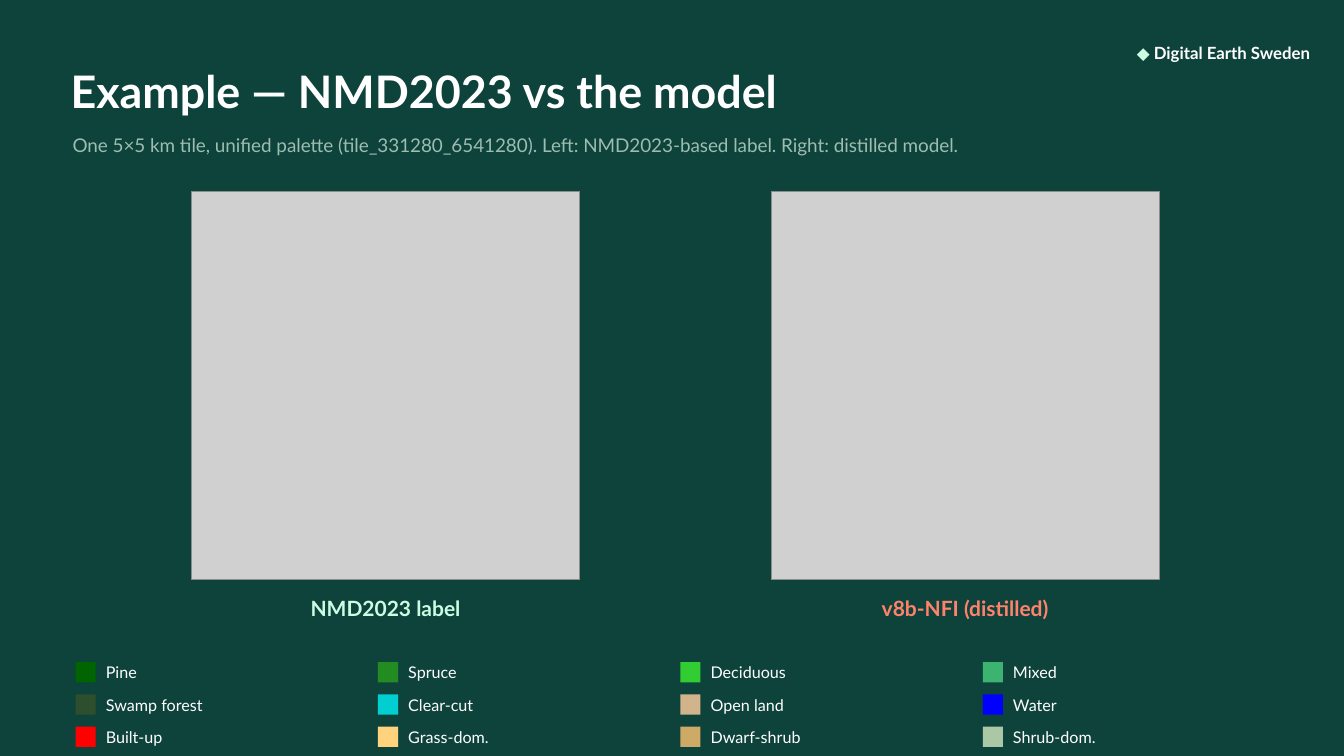
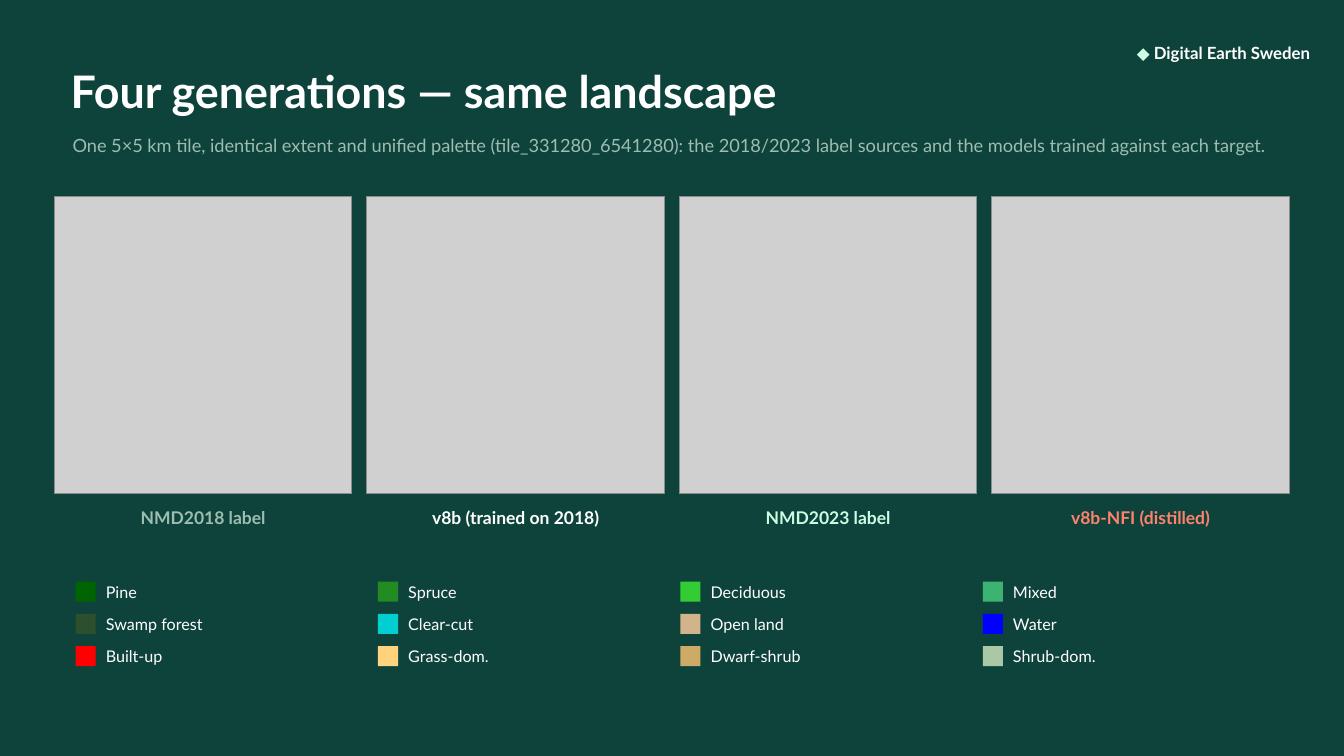
Before and after one commit to TobiasEdman/imintengine, a slide deck: slide 2 of docs/decks/v8b_nmd_benchmark_DES_en.pptx. Drawn at 1344x756 pixels with LibreOffice and Linux fonts; fonts in the diff are those of the drawing; grey boxes stand for pictures. Boxes give left, top, right and bottom in pixels: in the first picture for what was removed or moved away, otherwise in the second. Text is boxed around its words. In the diff, an @@ line names an element or a change of style, - is before the commit and + after.

```diff
--- a/docs/decks/v8b_nmd_benchmark_DES_en.pptx
+++ b/docs/decks/v8b_nmd_benchmark_DES_en.pptx
@@ text at box(71, 74, 777, 116): text changed @@
-Example — NMD2023 vs the model
+Four generations — same landscape
@@ text at box(73, 138, 1266, 156): text changed; size 13.5 to 13 pt @@
-One 5×5 km tile, unified palette (tile_331280_6541280). Left: NMD2023-based label. Right: distilled model.
+One 5×5 km tile, identical extent and unified palette (tile_331280_6541280): the 2018/2023 label sources and the models trained against each target.
@@ picture added at box(54, 197, 352, 494) @@
@@ picture added at box(367, 197, 664, 494) @@
@@ picture: place and size @@
-picture at box(192, 192, 580, 580)
+picture at box(680, 197, 977, 494)
@@ picture: place and size @@
-picture at box(771, 192, 1159, 580)
+picture at box(992, 197, 1290, 494)
@@ text "NMD2023 label" at box(766, 511, 891, 524): size 15 to 12.5 pt @@
@@ text "NMD2023 label": place and size @@
-text "NMD2023 label" at box(311, 600, 460, 616)
+text "NMD2023 label" at box(766, 511, 891, 524)
@@ text "v8b-NFI (distilled)": place and size @@
-text "v8b-NFI (distilled)" at box(882, 599, 1048, 619)
+text "v8b-NFI (distilled)" at box(1071, 510, 1210, 527)
@@ text "v8b-NFI (distilled)" at box(1071, 510, 1210, 527): size 15 to 12.5 pt @@
@@ text added at box(141, 511, 266, 524), 12.5 pt, text #9DBDB0, bold @@
+NMD2018 label
@@ text added at box(432, 510, 599, 527), 12.5 pt, text #FFFFFF, bold @@
+v8b (trained on 2018)
@@ 12 texts, 12 rectangles: place and size @@
-12 texts, 12 rectangles at box(76, 662, 1096, 747)
+12 texts, 12 rectangles at box(76, 582, 1096, 666)
```
Also in this commit, not shown: 2 other files.
